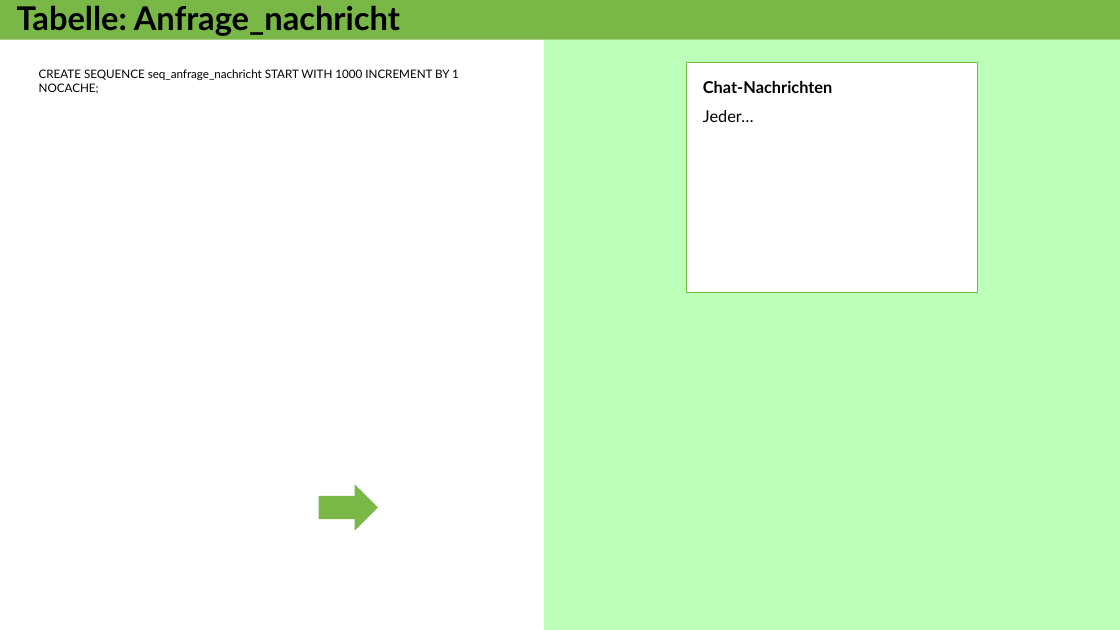
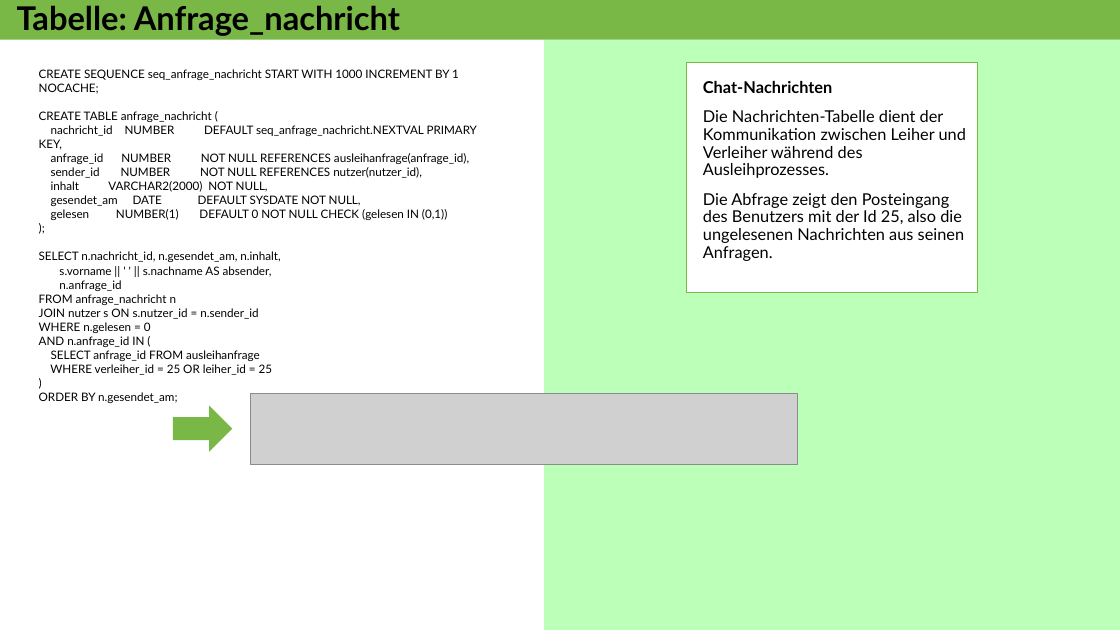
Before and after one commit to superdent/iu_datamart, a slide deck: slide 18 of dokumentation/phase2.pptx (slide 17 before the commit). Drawn at 1120x630 pixels with LibreOffice and Linux fonts; fonts in the diff are those of the drawing; grey boxes stand for pictures. Boxes give left, top, right and bottom in pixels: in the first picture for what was removed or moved away, otherwise in the second. Text is boxed around its words. In the diff, an @@ line names an element or a change of style, - is before the commit and + after.

```diff
--- a/dokumentation/phase2.pptx
+++ b/dokumentation/phase2.pptx
@@ text at (39, 69, 477, 375): text changed @@
-CREATE SEQUENCE seq_anfrage_nachricht START WITH 1000 INCREMENT BY 1 NOCACHE;
+CREATE SEQUENCE seq_anfrage_nachricht START WITH 1000 INCREMENT BY 1 NOCACHE;
+CREATE TABLE anfrage_nachricht (
+nachricht_id NUMBER DEFAULT seq_anfrage_nachricht.NEXTVAL PRIMARY KEY,
+anfrage_id NUMBER NOT NULL REFERENCES ausleihanfrage(anfrage_id),
+sender_id NUMBER NOT NULL REFERENCES nutzer(nutzer_id),
+inhalt VARCHAR2(2000) NOT NULL,
+gesendet_am DATE DEFAULT SYSDATE NOT NULL,
+gelesen NUMBER(1) DEFAULT 0 NOT NULL CHECK (gelesen IN (0,1))
+);
+SELECT n.nachricht_id, n.gesendet_am, n.inhalt,
+s.vorname || ' ' || s.nachname AS absender,
+n.anfrage_id
+FROM anfrage_nachricht n
+JOIN nutzer s ON s.nutzer_id = n.sender_id
+WHERE n.gelesen = 0
+AND n.anfrage_id IN (
+SELECT anfrage_id FROM ausleihanfrage
+WHERE verleiher_id = 25 OR leiher_id = 25
+)
+ORDER BY n.gesendet_am;
@@ text in rectangle at (703, 110, 966, 261): text changed @@
-Jeder…
+Die Nachrichten-Tabelle dient der Kommunikation zwischen Leiher und Verleiher während des Ausleihprozesses.
+Die Abfrage zeigt den Posteingang des Benutzers mit der Id 25, also die ungelesenen Nachrichten aus seinen Anfragen.
@@ right arrow: place and size @@
-right arrow at (318, 485, 377, 531)
+right arrow at (173, 406, 232, 452)
@@ picture added at (250, 393, 797, 465) @@
```
Also in this commit, not shown: 16 other slides changed, 3 slides added, 1 slide removed, 6 other files.
